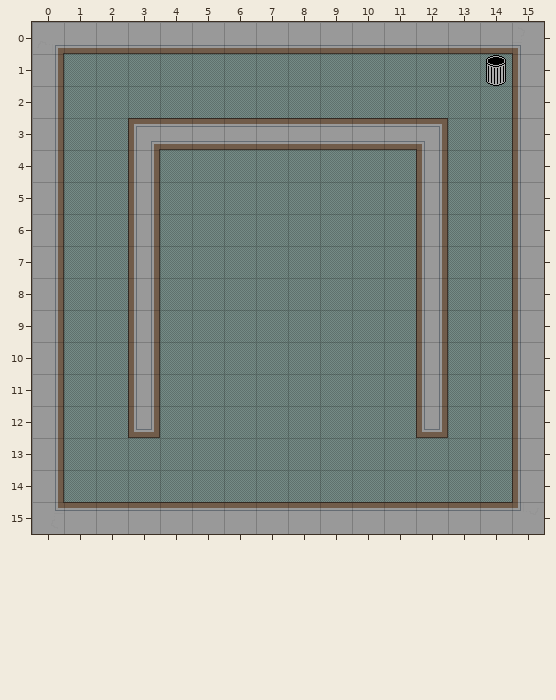
Tiled map, stored at core/assets/Maps/concentricmap2.tmx. That is the earlier state.
Cells are 32x32 px. Shown: x 0..15, y 0..15.
The result:
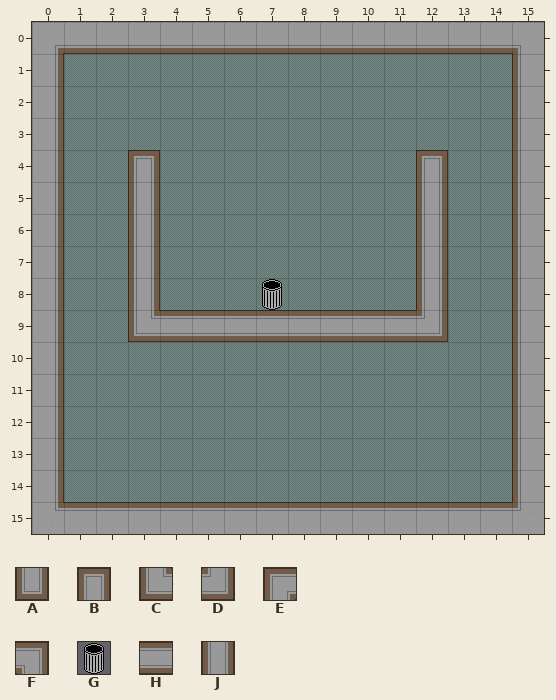
Key: from "oltile": A 0, B 3, C 8, D 9, E 10, F 11, G 21, H 26, J 27.
_ is an empty cell.
Tiles replaced or removed in this view: A, E, F, G, H, J.
The edit:
Changed rows in their new state; . is an unchanged cell.
Layer "Tile Layer 2":
first column x 3:
 1 ..........._
 3 __________..
 4 B........B..
first column x 3:
 8 ....G.....
 9 CHHHHHHHHD
10 _........_
11 _........_
12 _........_
